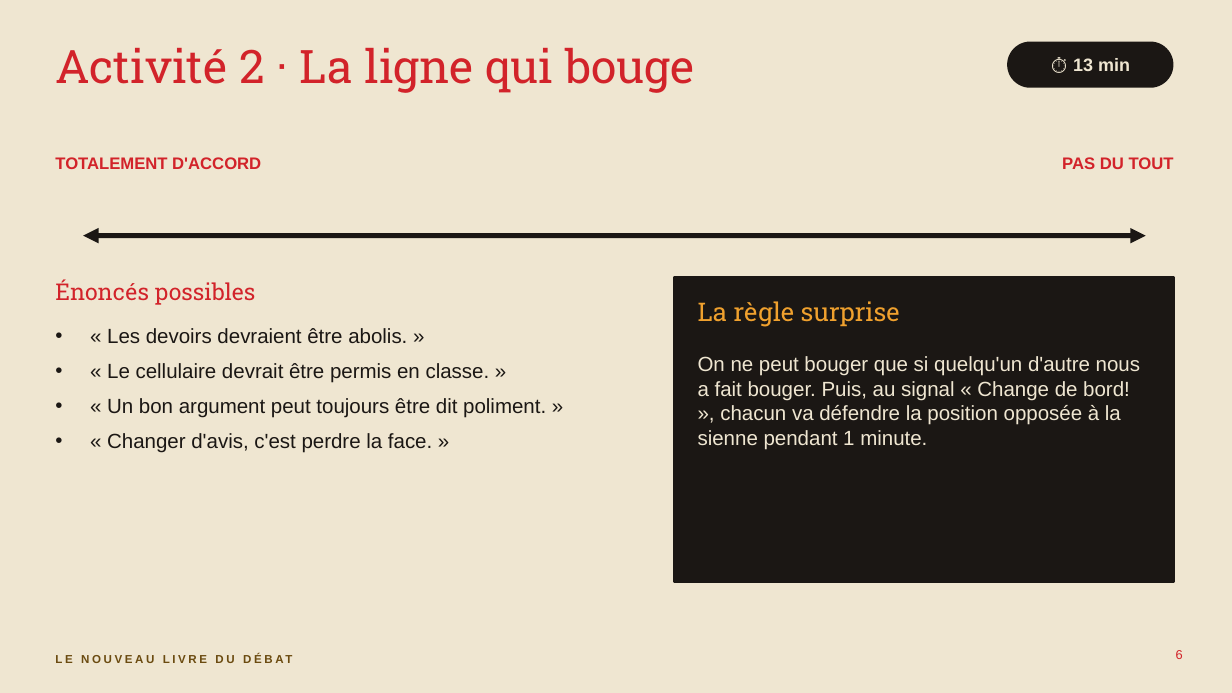
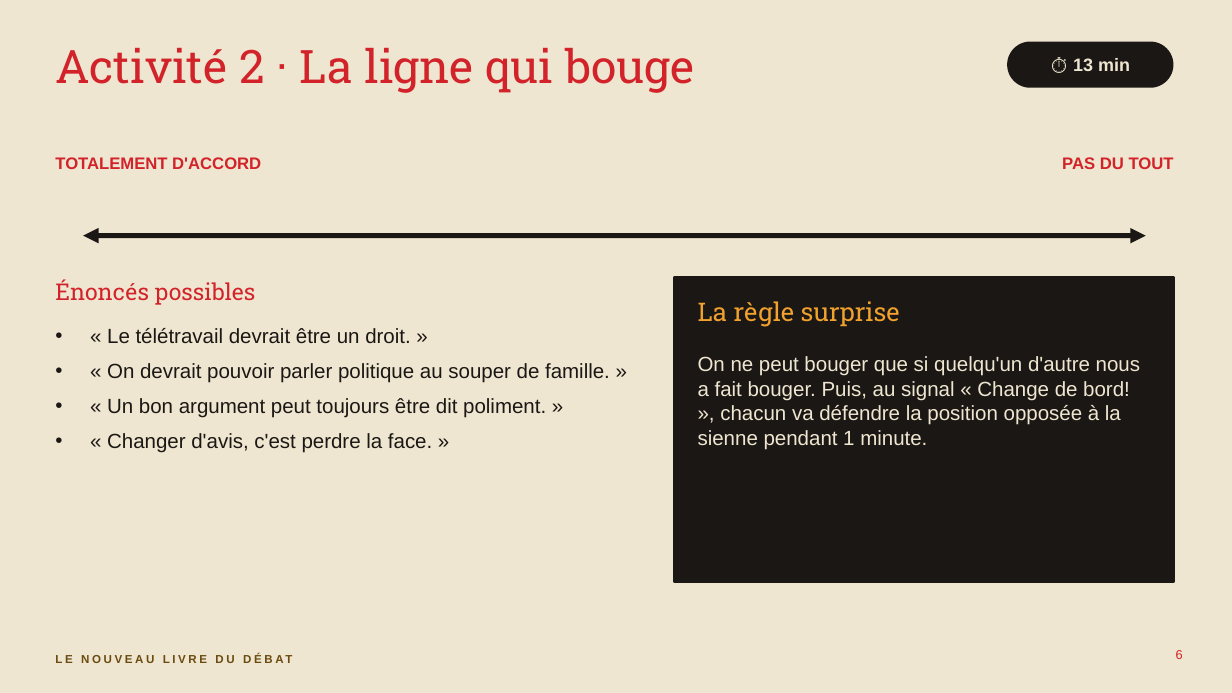
Before and after one commit to isabellepedneault111-ai/Chat-, a slide deck: slide 6 of debat-agreable/seminaire-confrontation-agreable.pptx. Drawn at 1232x693 pixels with LibreOffice and Linux fonts; fonts in the diff are those of the drawing. Boxes give left, top, right and bottom in pixels: in the first picture for what was removed or moved away, otherwise in the second. Text is boxed around its words. In the diff, an @@ line names an element or a change of style, - is before the commit and + after.

```diff
--- a/debat-agreable/seminaire-confrontation-agreable.pptx
+++ b/debat-agreable/seminaire-confrontation-agreable.pptx
@@ text at (107,328,610,383): text changed @@
-• « Les devoirs devraient être abolis. »
-• « Le cellulaire devrait être permis en classe. »
+• « Le télétravail devrait être un droit. »
+• « On devrait pouvoir parler politique au souper de famille. »
```
Also in this commit, not shown: 6 other slides changed, 1 slide added, 1 slide removed, 23 other files.
